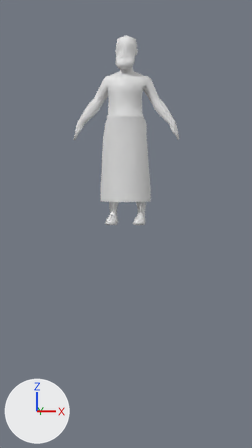
The Blender file Assets/Characters/TheWarrior_BLEND.blend as it was, and as the next commit left it.
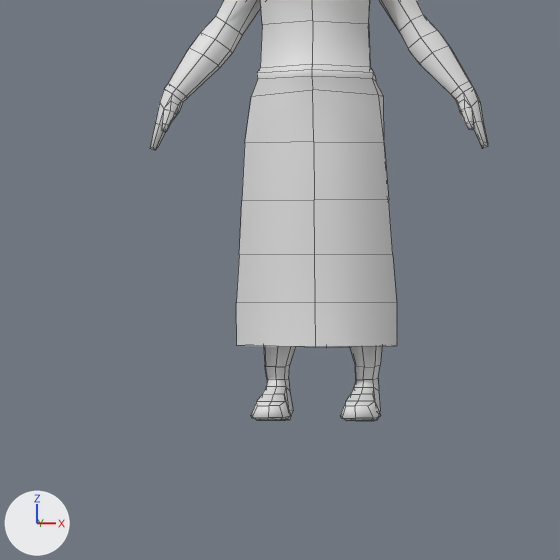
Each version appears first from the file's camera 'Camera.001', and next in a close-up on the part from 10% to 80% of the width and 21% to 60% of the height. The axes (+X, +Y, +Z) are drawn at lower left. The lights are the same throughout. The close-ups show mesh edges as thin lines.

In view in the first close-up: 'midEnemy_Mesh'.
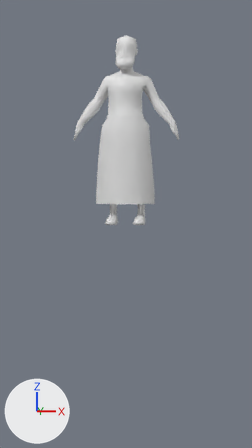
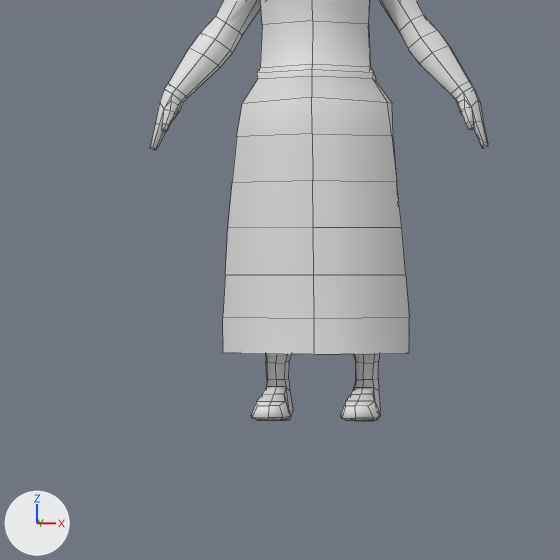
What changed in the scene script:
```text
Change me_midenemy_mesh:
    used by ob_midenemy_mesh; location = (0.0, 0.0, 0.0)
    remove me_midenemy_mesh.from_pydata(...)  # 581 vertices, 668 faces; spans x -0.55..0.55, y -0.15..0.23, z -0.01..1.94
    add me_midenemy_mesh.from_pydata(...)  # 587 vertices, 674 faces; spans x -0.55..0.55, y -0.15..0.26, z -0.01..1.94
    me_midenemy_mesh part 1
    6 vertices are removed from x -0.26..0.26, y -0.06..0.23, z 0.22..0.23
    6 faces are deleted
    8 vertices in x -0.18..0.18, y -0.07..0.13, z 0.72..0.87 move by (0.0, 0.0, -0.01)
    4 vertices in x -0.21..0.04, y -0.04..0.11, z 0.7..0.86 move by (0.01, 0.0, -0.01)
    4 vertices in x -0.04..0.21, y -0.04..0.11, z 0.7..0.86 move by (-0.01, 0.0, -0.01)
    4 vertices in x -0.12..0.12, y 0.03..0.12, z 0.17..0.34 move by (0.0, 0.0, 0.01)
    3 vertices in x -0.19..0.06, y 0.05..0.14, z 0.17..0.34 move by (0.01, 0.0, 0.01)
    3 vertices in x -0.06..0.19, y 0.05..0.14, z 0.17..0.34 move by (-0.01, 0.0, 0.01)
    46 vertices move from x -0.26..0.26, y -0.12..0.22, z 0.16..1.05 to x -0.29..0.29, y -0.15..0.24, z 0.18..1.03
    12 vertices are added at x -0.3..0.3, y -0.09..0.26, z 0.2..0.33
    12 new faces join them
```

Changed parts and their boxes (x1, y1, x2, y2) in the close-ups (560 x 560 px):
part 1 of me_midenemy_mesh, built on
    before: (236, 76, 397, 380)
    after: (223, 76, 409, 380)
